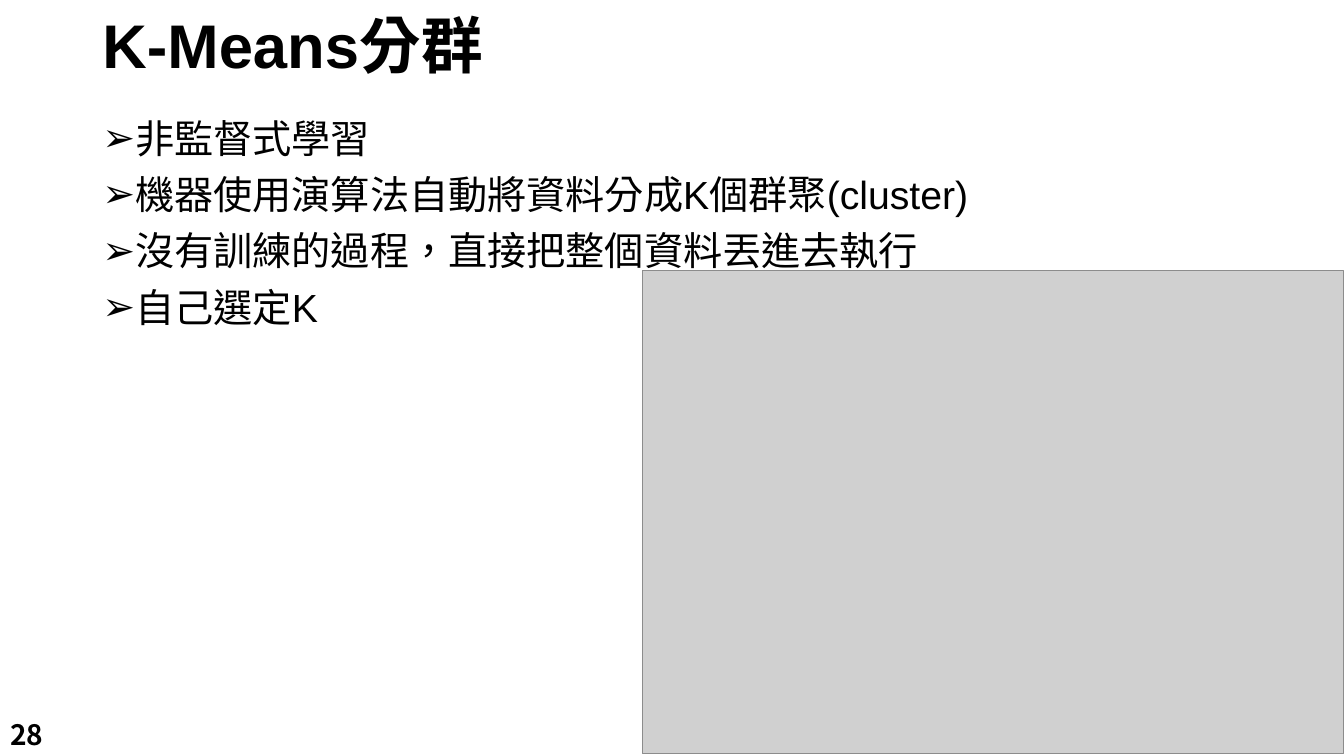
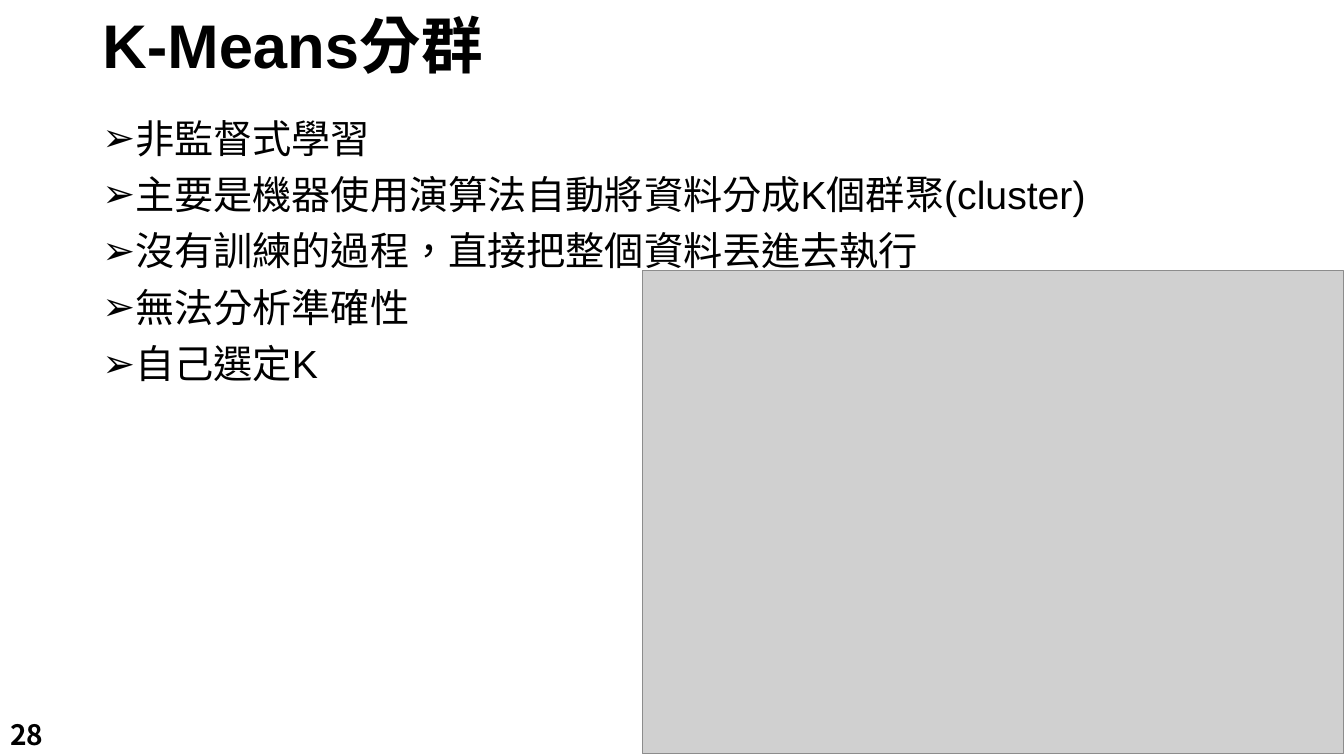
Before and after one commit to LeBronWilly/Basic_R_Language, a slide deck: slide 28 of R_Presentation.pptx. Drawn at 1344x756 pixels with LibreOffice and Linux fonts; fonts in the diff are those of the drawing; grey boxes stand for pictures; background and template pictures are left out. Boxes give left, top, right and bottom in pixels: in the first picture for what was removed or moved away, otherwise in the second. Text is boxed around its words. In the diff, an @@ line names an element or a change of style, - is before the commit and + after.

```diff
--- a/R_Presentation.pptx
+++ b/R_Presentation.pptx
@@ text at (135, 176, 1085, 217): text changed @@
-➢ 機器使用演算法自動將資料分成K個群聚(cluster)
+➢ 主要是機器使用演算法自動將資料分成K個群聚(cluster)
@@ text at (135, 289, 409, 326): paragraph added @@
+➢ 無法分析準確性
```
Also in this commit, not shown: 17 other slides changed, 2 other files.
